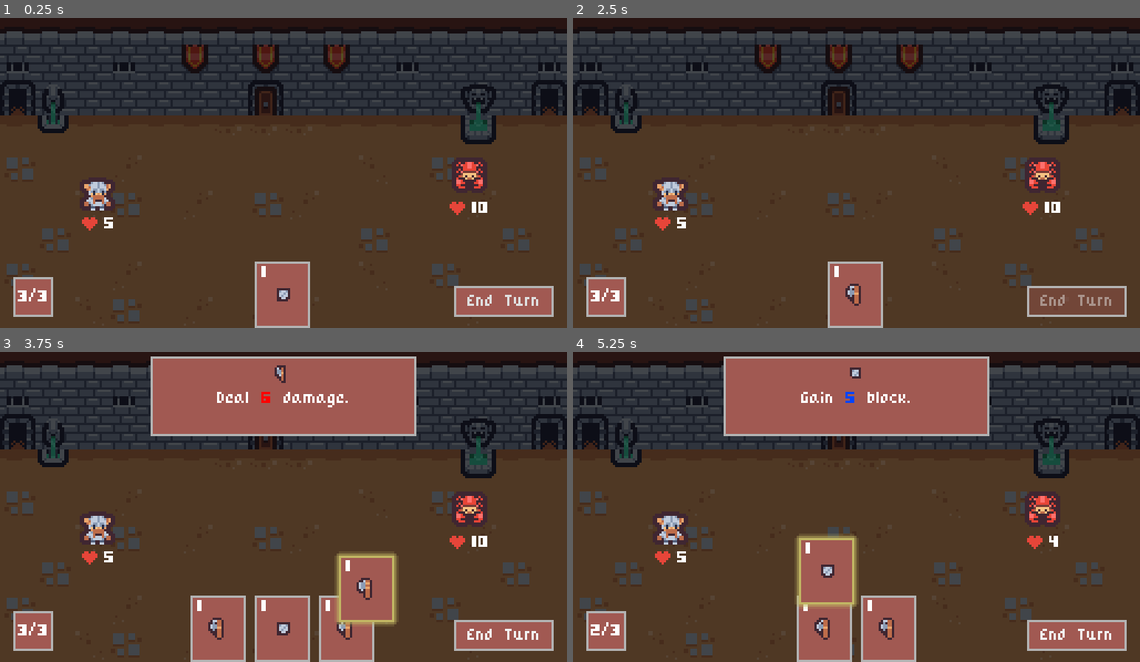
Above: before the commit, frames 1-4 (two rows, left to right).
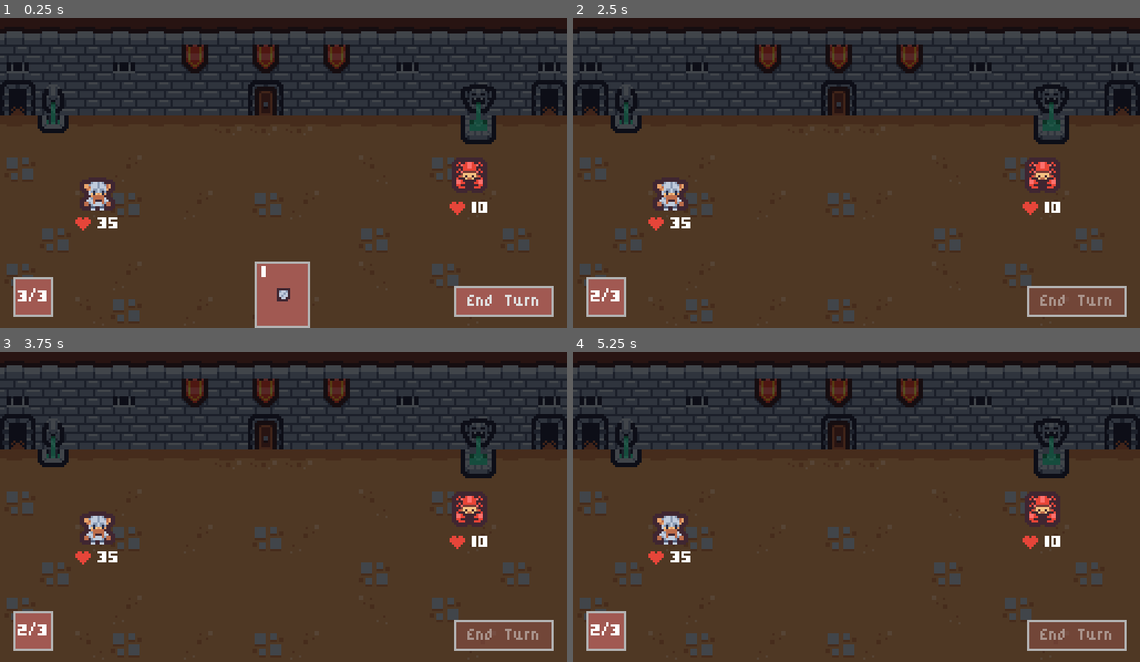
Above: after the commit, the same moments.

Repository: koreem-ahmed/cards-slayer
Game: Godot game, scene res://scenes/Battle/battle.tscn
Two runs of this game, one before a commit and one after it. Both use one fixed random seed, a clock stepped at 60 frames per second and the inputs below.
Inputs (mouse positions are in pixels of both pictures, inside the frame that each line leads up to):
- Up to frame 1 (0.25 s): no input
- Up to frame 2 (2.5 s): tap Enter at 0.5 s; drag from (822, 293) to (856, 120) at 0.52 s; click "End Turn" at 1.25 s; drag from (856, 293) to (856, 120) at 2.02 s
- Up to frame 3 (3.75 s): move the mouse to (317, 627) at 2.77 s; hold Right 2.78-3.5 s; tap Alt at 2.85 s; click (317, 627) at 2.92 s; drag from (317, 627) to (470, 510) at 3.52 s
- Up to frame 4 (5.25 s): drag from (918, 627) to (884, 503) at 4.27 s; drag from (856, 596) to (771, 423) at 5.02 s

The runs differ from the first frame. In frame 1, 0.2% of the frame differs, in the area x 13-21%, y 64-69%; in frame 2, 2.2%; in frame 3, 21%, in the area x 3-98%, y 1-100%; in frame 4, 20%.

Commit message:
finnishing the enemies AI and the conditional / based actions and make a gds for attack, block, mega block  also made the enemies handler

Diff:
--- a/characters/warrior/warrior.tres
+++ b/characters/warrior/warrior.tres
@@ -9,6 +9,6 @@
 starting_deck = ExtResource("3_wgifn")
 cards_per_turn = 4
 max_mana = 3
-max_health = 5
+max_health = 35
 art = ExtResource("1_xju84")
 metadata/_custom_type_script = "uid://qvbqe5cy1sgr"
--- /dev/null
+++ b/enemies/crab/crab_attack_action.gd
@@ -0,0 +1,24 @@
+extends EnemyAction
+
+@export var damage := 9
+
+func perform_action() -> void:
+	if not enemy or not target:
+		return
+
+	var tween := create_tween().set_trans(Tween.TRANS_QUINT)
+	var start := enemy.global_position
+	var end := target.global_position + Vector2.RIGHT * 32
+	var damage_effect := DamageEffect.new()
+	var target_array: Array[Node] = [target]
+	damage_effect.amount = damage
+
+	tween.tween_property(enemy, "global_position", end, 0.4)
+	tween.tween_callback(damage_effect.execute.bind(target_array))
+	tween.tween_interval(0.25)
+	tween.tween_property(enemy, "global_position", start, 0.4)
+
+	tween.finished.connect(
+		func ():
+			Events.enemy_action_completed.emit(enemy)
+	)
--- /dev/null
+++ b/enemies/crab/crab_block_action.gd
@@ -0,0 +1,17 @@
+extends EnemyAction
+
+@export var block := 6
+
+
+func perform_action() -> void:
+	if not enemy or not target:
+		return
+
+	var block_effect := BlockEffect.new()
+	block_effect.amount = block
+	block_effect.execute([enemy])
+
+	get_tree().create_timer(0.6, false).timeout.connect(
+		func():
+			Events.enemy_action_completed.emit(enemy)
+	)
--- a/enemies/crab/crab_enemy.tres
+++ b/enemies/crab/crab_enemy.tres
@@ -1,10 +1,12 @@
 [gd_resource type="Resource" script_class="EnemyStats" format=3 uid="uid://jmxgq576lvmx"]
 
 [ext_resource type="Script" uid="uid://clpirb4gafio2" path="res://resources/enemystats.gd" id="1_lvgwk"]
+[ext_resource type="PackedScene" uid="uid://dv1idqb52b3xk" path="res://enemies/crab/crab_enemy_ai.tscn" id="1_phnif"]
 [ext_resource type="Texture2D" uid="uid://1u3b3hwqd8yh" path="res://assets/tile_0110.png" id="1_td007"]
 
 [resource]
 script = ExtResource("1_lvgwk")
+ai = ExtResource("1_phnif")
 max_health = 10
 art = ExtResource("1_td007")
 metadata/_custom_type_script = "uid://clpirb4gafio2"
--- /dev/null
+++ b/enemies/crab/crab_enemy_ai.tscn
@@ -0,0 +1,23 @@
+[gd_scene format=3 uid="uid://dv1idqb52b3xk"]
+
+[ext_resource type="Script" uid="uid://b4hjdt3kqjbs" path="res://scenes/Enemy/enemy_action_picker.gd" id="1_bjf0w"]
+[ext_resource type="Script" uid="uid://dyxbhbe6yvird" path="res://enemies/crab/crab_attack_action.gd" id="2_as7cy"]
+[ext_resource type="Script" uid="uid://c4hopgcogjhvn" path="res://enemies/crab/crab_block_action.gd" id="3_fqf88"]
+[ext_resource type="Script" uid="uid://8djjen61e2vn" path="res://enemies/crab/crab_mega_block_action.gd" id="4_nw8nb"]
+
+[node name="Crab Enemy AI" type="Node" unique_id=1427700822]
+script = ExtResource("1_bjf0w")
+
+[node name="Attack" type="Node" parent="." unique_id=466326093]
+script = ExtResource("2_as7cy")
+damage = 7
+type = 1
+chance_weight = 1.0
+
+[node name="Block" type="Node" parent="." unique_id=2096452594]
+script = ExtResource("3_fqf88")
+type = 1
+chance_weight = 1.0
+
+[node name="Mega Block" type="Node" parent="." unique_id=847441681]
+script = ExtResource("4_nw8nb")
--- /dev/null
+++ b/enemies/crab/crab_mega_block_action.gd
@@ -0,0 +1,30 @@
+extends EnemyAction
+
+@export var block := 15
+@export var lowest_hp := 6
+
+var used := false
+
+
+func is_performable() -> bool:
+	if not enemy or used:
+		return false
+
+	var is_low := enemy.stats.health <= lowest_hp
+	used = is_low
+
+	return is_low
+
+
+func perform_action() -> void:
+	if not enemy or not target:
+		return
+
+	var block_effect := BlockEffect.new()
+	block_effect.amount = block
+	block_effect.execute([enemy])
+
+	get_tree().create_timer(0.6, false).timeout.connect(
+		func():
+			Events.enemy_action_completed.emit()
+	)
--- a/globals/events.gd
+++ b/globals/events.gd
@@ -13,3 +13,7 @@
 signal player_hand_draw
 signal player_hand_discarded
 signal player_turn_ended
+
+# enemy signals
+signal enemy_action_completed(enemy: Enemy)
+signal enemy_turn_ended
--- a/scenes/Battle/battle.gd
+++ b/scenes/Battle/battle.gd
@@ -4,6 +4,7 @@
 
 @onready var battle_ui: CanvasLayer = $BattleUi as BattleUI
 @onready var player_handler: PlayerHandler = $PlayerHandler as PlayerHandler
+@onready var enemy_handler: Node2D = $EnemyHandler
 @onready var player: Player = $Player as Player
 
 
@@ -12,11 +13,19 @@
 	battle_ui.char_stats = new_stats
 	player.stats = new_stats
 
+	Events.enemy_turn_ended.connect(on_enemy_turn_ended)
+
 	Events.player_turn_ended.connect(player_handler.end_turn)
-	Events.player_hand_discarded.connect(player_handler.start_turn)
+	Events.player_hand_discarded.connect(enemy_handler.start_turn)
 
 	start_battle(new_stats)
 
 
 func start_battle(stats: CharacterStats) -> void:
+	enemy_handler.reset_enemy_actions()
 	player_handler.start_battle(stats)
+
+
+func on_enemy_turn_ended() -> void:
+	player_handler.start_turn()
+	enemy_handler.reset_enemy_actions()
--- a/scenes/Battle/battle.tscn
+++ b/scenes/Battle/battle.tscn
@@ -6,6 +6,7 @@
 [ext_resource type="Script" uid="uid://b38wbswvi1pol" path="res://scenes/Ui/hand.gd" id="2_jl7sv"]
 [ext_resource type="PackedScene" uid="uid://bfujsndg68mg5" path="res://scenes/Card Target Selector/card_target_selector.tscn" id="3_5f8bu"]
 [ext_resource type="PackedScene" uid="uid://dyhsa4d2g73ce" path="res://scenes/Player/player.tscn" id="3_xhdm5"]
+[ext_resource type="Script" uid="uid://hdyymb7s7pt8" path="res://scenes/Enemy/enemy_handler.gd" id="4_8scbo"]
 [ext_resource type="Resource" uid="uid://bq3wx76da57kj" path="res://characters/warrior/warrior.tres" id="4_i3j6n"]
 [ext_resource type="Resource" uid="uid://jmxgq576lvmx" path="res://enemies/crab/crab_enemy.tres" id="5_8cp08"]
 [ext_resource type="Script" uid="uid://f640bbtygpl5" path="res://scenes/Player/player_handler.gd" id="8_f7rmk"]
@@ -36,7 +37,10 @@
 shape = SubResource("RectangleShape2D_ha178")
 debug_color = Color(0, 0.6, 0.7019608, 0.11764706)
 
-[node name="Enemy" parent="." unique_id=873836093 instance=ExtResource("2_i3j6n")]
+[node name="EnemyHandler" type="Node2D" parent="." unique_id=800317243]
+script = ExtResource("4_8scbo")
+
+[node name="Enemy" parent="EnemyHandler" unique_id=873836093 instance=ExtResource("2_i3j6n")]
 position = Vector2(212, 75)
 stats = ExtResource("5_8cp08")
 
--- a/scenes/Card Ui/card_ui.gd
+++ b/scenes/Card Ui/card_ui.gd
@@ -102,7 +102,7 @@
 	disabled = true
 
 
-func _on_card_drag_or_aiming_ended(used_card: CardUi) -> void:
+func _on_card_drag_or_aiming_ended(_used_card: CardUi) -> void:
 	disabled = false
 	self.playable = char_stats.can_play_card(card)
 
--- a/scenes/Enemy/enemy.gd
+++ b/scenes/Enemy/enemy.gd
@@ -5,27 +5,55 @@
 
 const ARROW_OFFSET := 5
 
-@export var stats: Stats : set = set_enemy_stats
+@export var stats: EnemyStats : set = set_enemy_stats
 
 @onready var enemy_sprite: Sprite2D = $"enemy sprite"
 @onready var arrow: Sprite2D = $arrow
-@onready var stats_ui: StatsUI = $StatsUI
+@onready var stats_ui: StatsUI = $StatsUI as StatsUI
+
+var enemy_action_picker: EnemyActionPicker
+var current_action: EnemyAction : set = set_current_action
 
 
+func set_current_action(value: EnemyAction) -> void:
+	current_action = value
 
-func set_enemy_stats(value: Stats) -> void:
+
+func set_enemy_stats(value: EnemyStats) -> void:
 	stats = value.create_instance()
 
 	if not stats.stats_changed.is_connected(update_stats):
 		stats.stats_changed.connect(update_stats)
+		stats.stats_changed.connect(update_action)
 
 	update_enemy()
 
 
+func setup_ai() -> void:
+	if enemy_action_picker:
+		enemy_action_picker.queue_free()
+
+	var new_action_picker: EnemyActionPicker = stats.ai.instantiate()
+	add_child(new_action_picker)
+	enemy_action_picker = new_action_picker
+	enemy_action_picker.enemy = self
+
+
 func update_stats() -> void:
-	print(stats)
 	stats_ui.update_stats(stats)
 
+
+func update_action() -> void:
+	if not enemy_action_picker:
+		return
+
+	if not current_action:
+		current_action = enemy_action_picker.get_action()
+		return
+
+	var new_conditional_action := enemy_action_picker.get_first_conditional_action()
+	if new_conditional_action and current_action != new_conditional_action:
+		current_action = new_conditional_action
 
 
 func update_enemy() -> void:
@@ -36,8 +64,17 @@
 
 	enemy_sprite.texture = stats.art
 	arrow.position = Vector2.RIGHT * (enemy_sprite.get_rect().size.x / 2 + ARROW_OFFSET)
+	setup_ai()
 	update_stats()
 
+
+func do_turn() -> void:
+	stats.block = 0
+
+	if not current_action:
+		return
+
+	current_action.perform_action()
 
 
 func take_damage(damage: int) -> void:
--- a/scenes/Enemy/enemy_action.gd
+++ b/scenes/Enemy/enemy_action.gd
@@ -18,5 +18,5 @@
 	return false
 
 
-func preform_action() -> void:
+func perform_action() -> void:
 	pass
--- a/scenes/Enemy/enemy_action_picker.gd
+++ b/scenes/Enemy/enemy_action_picker.gd
@@ -1,7 +1,7 @@
 extends Node
 
 
-class_name EbemyActionPicker
+class_name EnemyActionPicker
 
 @export var enemy: Enemy: set = set_enemy
 @export var target: Node2D: set = set_target
@@ -10,3 +10,69 @@
 
 
 func _ready() -> void:
+	target = get_tree().get_first_node_in_group("player")
+	setup_chances()
+
+
+func get_action() -> EnemyAction:
+	var action := get_first_conditional_action()
+	if action:
+		return action
+
+	return get_chance_based_action()
+
+
+
+func get_first_conditional_action() -> EnemyAction:
+	var action: EnemyAction
+
+	for child in get_children():
+		action = child as EnemyAction
+		if not action or action.type != EnemyAction.Type.CONDITIONAL:
+			continue
+
+		if action.is_performable():
+			return action
+
+	return null
+
+
+func get_chance_based_action() -> EnemyAction:
+	var action: EnemyAction
+	var roll := randf_range(0.0, total_weight)
+
+	for child in get_children():
+		action = child as EnemyAction
+		if not action or action.type != EnemyAction.Type.CHANCE_BASED:
+			continue
+
+		if action.accummulated_weight > roll:
+			return action
+
+	return null
+
+
+func setup_chances() -> void:
+	var action: EnemyAction
+
+	for child in get_children():
+		action = child as EnemyAction
+		if not action or action.type != EnemyAction.Type.CONDITIONAL:
+			continue
+
+		total_weight += action.chance_weight
+		action.accummulated_weight = total_weight
+
+
+func set_enemy(value: Enemy) -> void:
+	enemy = value
+
+	for action in get_children():
+		action.enemy = enemy
+
+
+func set_target(value: Node2D) -> void:
+	target = value
+
+	for action in get_children():
+		action.target = target
--- /dev/null
+++ b/scenes/Enemy/enemy_handler.gd
@@ -0,0 +1,33 @@
+extends Node2D
+
+
+class_name EnemyHandler
+
+func _ready() -> void:
+	Events.enemy_action_completed.connect(on_enemy_action_completed)
+
+
+func reset_enemy_actions() -> void:
+	var enemy: Enemy
+	for child in get_children():
+		enemy = child as Enemy
+		enemy.current_action = null
+		enemy.update_action()
+
+
+func start_turn() -> void:
+	if get_child_count() == 0:
+		print(get_child_count())
+		return
+
+	var first_enemy: Enemy = get_child(0) as Enemy
+	first_enemy.do_turn()
+
+
+func on_enemy_action_completed(enemy: Enemy) -> void:
+	if enemy.get_index() == get_child_count() - 1:
+		Events.enemy_turn_ended.emit()
+		return
+
+	var next_enemy: Enemy = get_child(enemy.get_index() + 1) as Enemy
+	next_enemy.do_turn()
--- a/scenes/Ui/tool_tip.gd
+++ b/scenes/Ui/tool_tip.gd
@@ -9,7 +9,7 @@
 @onready var toolipt_label: RichTextLabel = %Tooltip_label
 
 var tween: Tween
-var is_visible := false
+var is_it_visible := false
 
 func _ready() -> void:
 	Events.card_tooltip_requested.connect(show_tooltip)
@@ -19,7 +19,7 @@
 
 
 func show_tooltip(icon:  Texture, text: String) -> void:
-	is_visible = true
+	is_it_visible = true
 	if tween:
 		tween.kill()
 
@@ -31,7 +31,7 @@
 
 
 func hide_tooltip() -> void:
-	is_visible = false
+	is_it_visible = false
 	if tween:
 		tween.kill()
 
@@ -39,7 +39,7 @@
 
 
 func hide_animation() -> void:
-	if not is_visible:
+	if not is_it_visible:
 		tween = create_tween().set_ease(Tween.EASE_OUT).set_trans(Tween.TRANS_CUBIC)
 		tween.tween_property(self, "modulate", Color.TRANSPARENT, fade_secs)
 		tween.tween_callback(hide)
Not shown, added: enemies/crab/crab_attack_action.gd.uid
Not shown, added: enemies/crab/crab_block_action.gd.uid
Not shown, added: enemies/crab/crab_mega_block_action.gd.uid
Not shown, added: scenes/Enemy/enemy_handler.gd.uid
